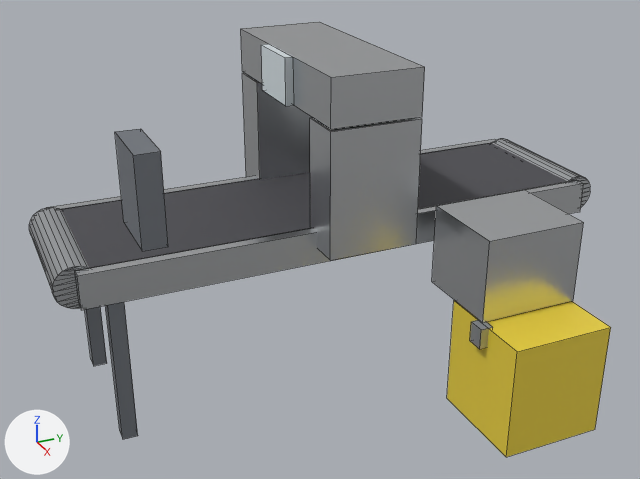
What one commit did to the FBX model Tools/butchery/fbx/SM_METAL_DETECTOR.fbx.
Before and after are seen from a camera (50 mm lens) standing at (3.49, -1.73, 2.54) and looking at (-0.04, -0.14, 0.77). The axes (+X, +Y, +Z) are drawn at lower left. The lights are the same throughout. The older version comes first. Mesh edges are drawn as thin lines.

In view in the first picture: 'SM_METAL_DETECTOR'.
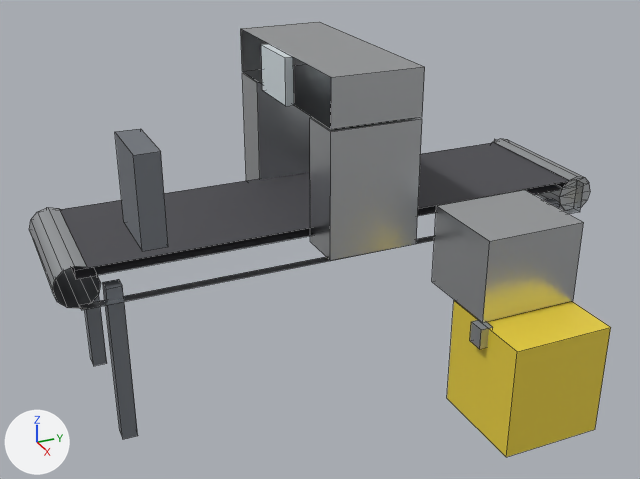
Boxes (x1, y1, x2, y2) around the edits, measured in the pictures (640 x 479 px):
part 1 of me_sm_metal_detector_001, cut back
    before: (29, 29, 590, 310)
    after: (29, 138, 590, 308)

The change, as a list of edits to the scene's bpy script:
```text
Change me_sm_metal_detector_001:
    used by ob_sm_metal_detector; location = (0.0, 0.0, 0.0)
    remove me_sm_metal_detector_001.from_pydata(...)  # 224 vertices, 232 faces; spans x -0.9..0.9, y -1.4..1.4, z 0.0..1.63
    add me_sm_metal_detector_001.from_pydata(...)  # 174 vertices, 136 faces; spans x -0.9..0.9, y -1.4..1.4, z 0.0..1.63
    me_sm_metal_detector_001 part 1
    50 vertices are removed from x -0.64..0.11, y -1.4..1.4, z 0.71..0.9
    148 faces are deleted
    52 new faces join them, mat_m_butchery_steelbrushed (light grey #c8cbce)
```
